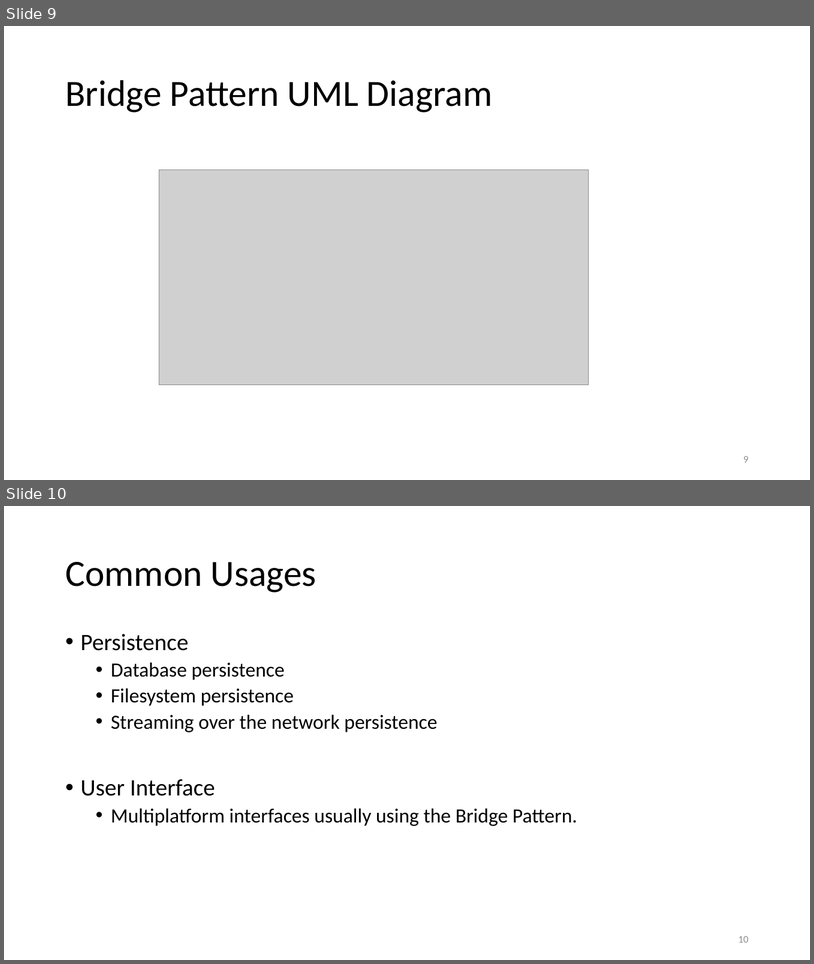
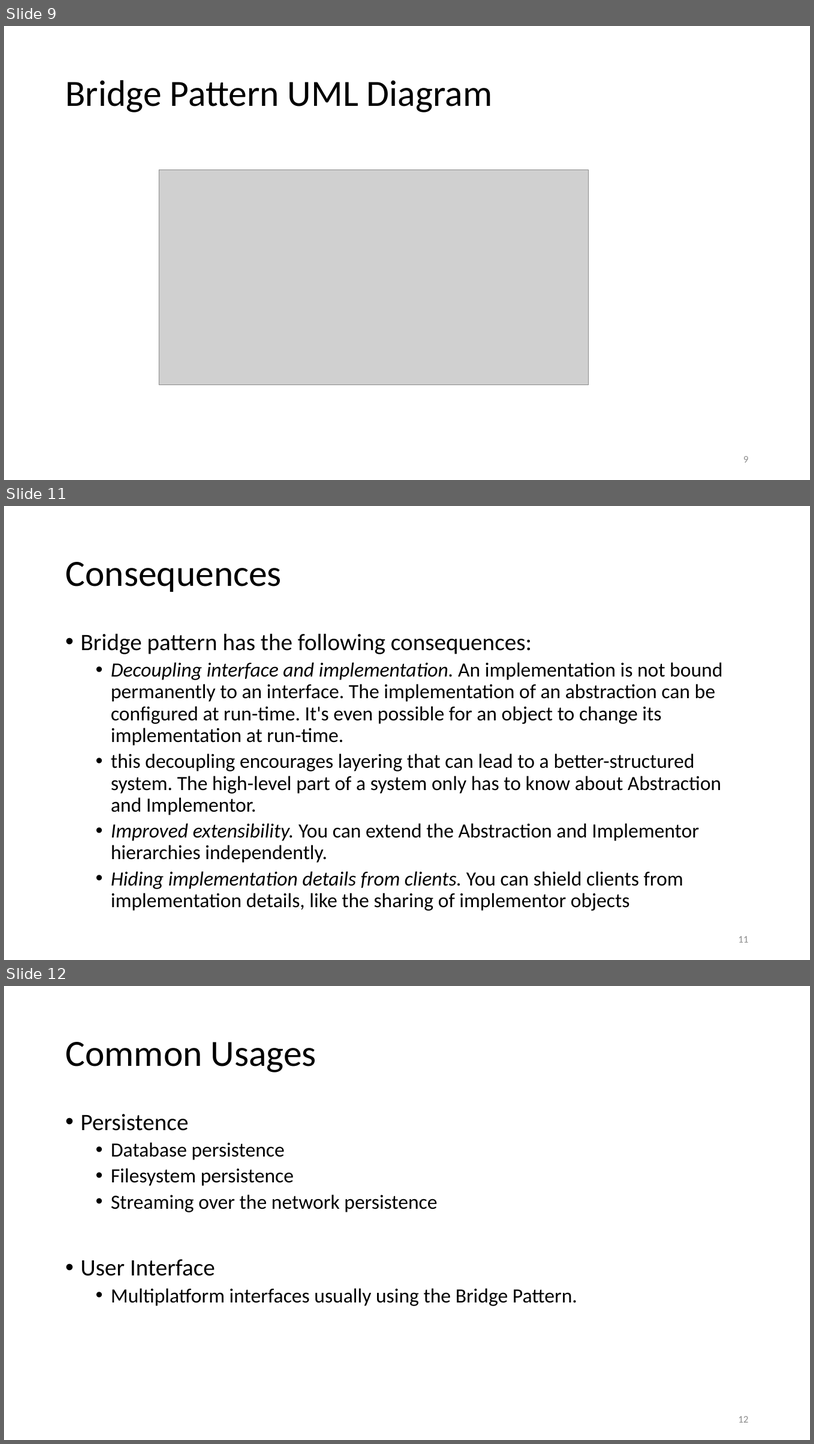
Before and after one commit to esziger/design_patterns, a slide deck: DP02_Bridge_Pattern.pptx. Shown one above the other, each under a label of ours: slides 9 and 10 before the commit, slides 9, 11 and 12 after it; the slides between them are not shown. The pictures are 814x964 and 814x1444 pixels, drawn with LibreOffice and Linux fonts; fonts in the diff are those of the drawing; grey boxes stand for pictures; background and template pictures are left out. Boxes give left, top, right and bottom in pixels: in the first picture for what was removed or moved away, otherwise in the second. Text is boxed around its words. In the diff, an @@ line names an element or a change of style, - is before the commit and + after.

Commit message:
ppt updated. Bridge pattern part is ready.

```diff
--- a/DP02_Bridge_Pattern.pptx
+++ b/DP02_Bridge_Pattern.pptx
@@ slide 11 added at <box>4,506,810,960</box>, background #FFFFFF @@
@@ title added at <box>65,562,282,592</box>, 44 pt, text #000000 @@
+Consequences
@@ text added at <box>81,633,723,910</box>, 24 pt, text #000000 @@
+• Bridge pattern has the following consequences:
+  • Decoupling interface and implementation. An implementation is not bound permanently to an interface. The implementation of an abstraction can be configured at run-time. It's even possible for an object to change its implementation at run-time.
+  • this decoupling encourages layering that can lead to a better-structured system. The high-level part of a system only has to know about Abstraction and Implementor.
+  • Improved extensibility. You can extend the Abstraction and Implementor hierarchies independently.
+  • Hiding implementation details from clients. You can shield clients from implementation details, like the sharing of implementor objects
@@ page number added at <box>738,936,749,942</box>, 12 pt, text #8C8C8C @@
+11
@@ what was slide 10 is now slide 12 @@
@@ page number at <box>738,1416,749,1422</box>: text changed @@
-10
+12
```
Also in this commit, not shown: 3 slides changed, 2 other slides added.
